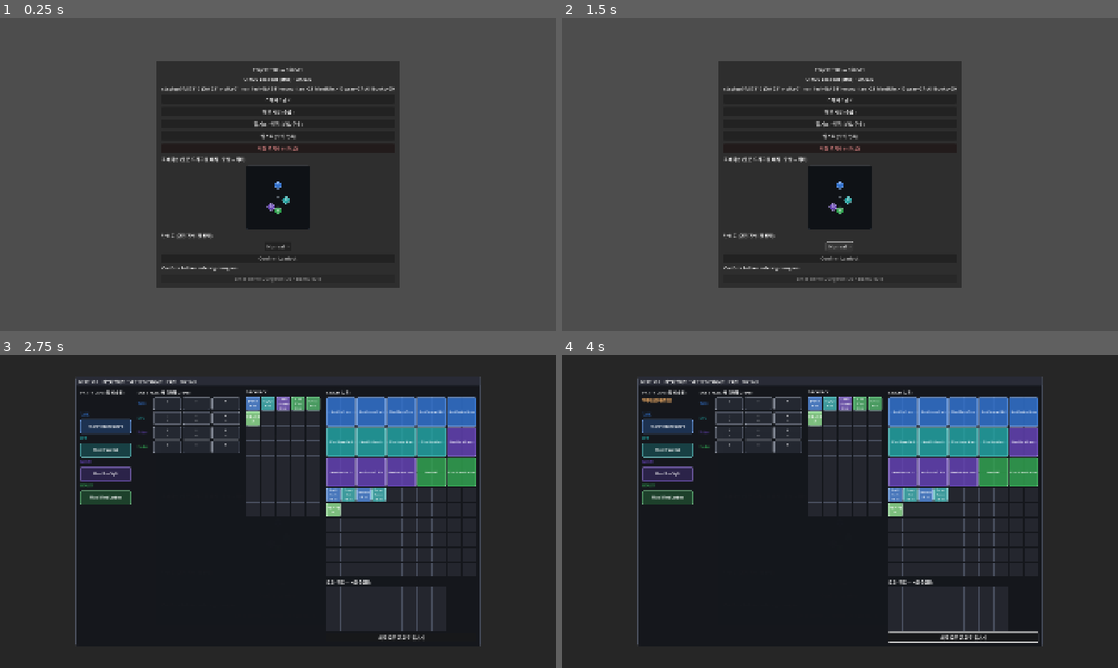
Above: before the commit, frames 1-4 (two rows, left to right).
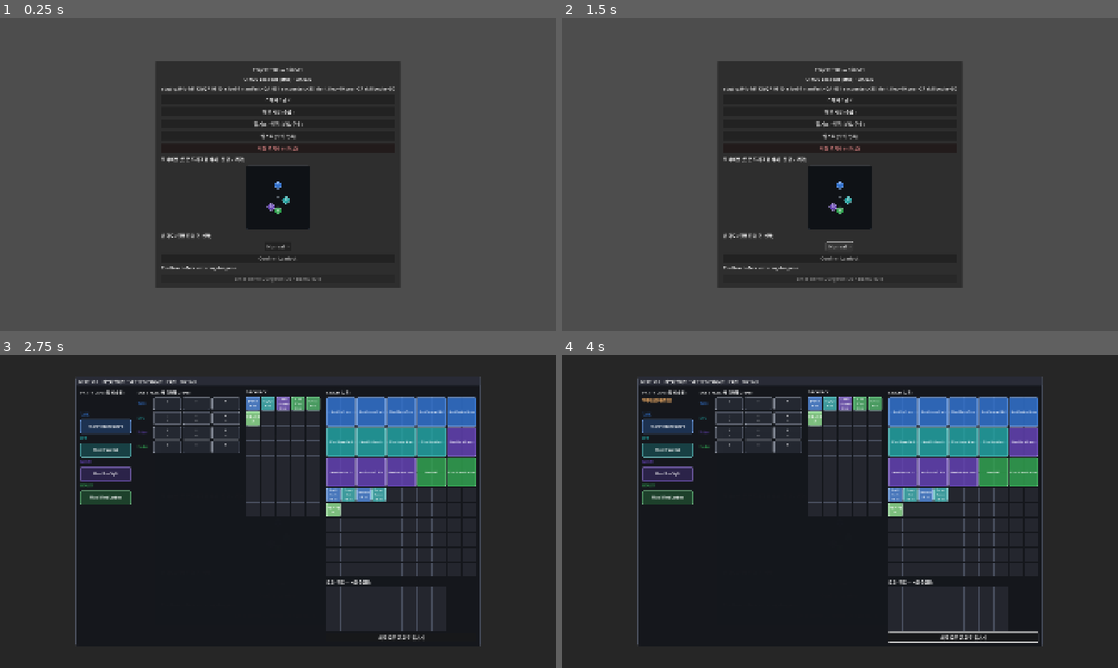
Above: after the commit, the same moments.

Repository: haepari1019/project_tdc_game
Game: Godot game, scene res://scenes/main.tscn
Two runs of this game, one before a commit and one after it. Both use one fixed random seed, a clock stepped at 60 frames per second and the inputs below.
Inputs:
- Up to frame 1 (0.25 s): no input
- Up to frame 2 (1.5 s): click "Normal" at 0.5 s; click "Normal" at 1.25 s
- Up to frame 3 (2.75 s): click "스태시 / 금고" at 2 s
- Up to frame 4 (4 s): click "재료 모두 금고로 옮기기" at 2.75 s; click "허브 시설 (승급)" at 3.5 s

The runs differ from the first frame. In frame 1, 0.5% of the frame differs, in the area x 29-71%, y 21-81%; in frame 2, 0.5%; in frame 3, less than 0.1%; in frame 4, less than 0.1%.

Commit message:
chore(cleanup): 고아 Ward Pulse(ward_shield) 제거 + AB-012 dispel 노트 정정 + 재핀(4d4d192)
IDA-031은 DRIFT-073에서 지속치유(radius_heal + dot_heal)로 재해석돼 Ward Pulse
(보호막+정화)가 폐지됐으나 ward_shield.gd가 고아로 잔존(어떤 AB 데이터도
kind=ward_shield 미사용) → 제거:
- ward_shield.gd + .uid 삭제
- ability_dispatch _SKILL_SCRIPTS preload 제거
- display_names.json / combat_sandbox 툴팁 잔재 제거
- party_member.cleanse_one() 제거(ward_shield 전용 래퍼; outcome_status.cleanse_one 범용 유지)

DRIFT-099 후속 노트 정정: 개구리 dispel = AB-070 단일 확정(게임에 다른 정화
없음). spec 재핀 fb87816→4d4d192(DecisionLog/TODO 노트 정정).

게이트: ci_smoke PASS. apply_ward_shield(AB-065 수호-흡수 힐)은 별개 live 기능 — 무관.

Co-Authored-By: Claude Opus 4.8 (1M context) <noreply@anthropic.com>

Diff:
--- a/data/slice01/display_names.json
+++ b/data/slice01/display_names.json
@@ -95,7 +95,6 @@
     "sentinel_form": "받는 피해를 크게 줄이고, 들어오는 공격의 일부를 공격자에게 되돌린다. (이동 불가)",
     "arc_line": "가장 가까운 적을 향해 길고 좁은 관통 선으로 여러 번 타격한다.",
     "flank_dash": "가장 가까운 적에게 파고들어 연타로 마무리한다.",
-    "ward_shield": "가장 다친 아군에게 보호막을 씌우고 약화 효과 하나를 정화한다.",
     "skillbook_channel_heal": "집중해서 시전한다. 완료 시 주변 아군을 크게 치유한다 (집중 중에는 이동할 수 없고, 방해받으면 취소된다).",
     "skillbook_ward_heal": "가장 다친 아군에게 보호막을 두른다. 보호막이 끝날 때, 그동안 막아 낸 피해량만큼 치유한다."
   }
--- a/scripts/combat/abilities/ability_dispatch.gd
+++ b/scripts/combat/abilities/ability_dispatch.gd
@@ -39,7 +39,6 @@
 	preload("res://scripts/combat/abilities/effects/sentinel_form.gd"),  # IDA-052 Sentinel Form (Tank)
 	preload("res://scripts/combat/abilities/effects/arc_line.gd"),       # IDA-027 Arc Weave (DPS)
 	preload("res://scripts/combat/abilities/effects/flank_dash.gd"),     # IDA-029 Flank Collapse (Nuker)
-	preload("res://scripts/combat/abilities/effects/ward_shield.gd"),    # IDA-031 Ward Pulse (Healer)
 	# P2-S6a B1 — party lootable sub effect kinds (new, beyond reused strike/fire/stun/cold/zone).
 	preload("res://scripts/combat/abilities/effects/sb_heal.gd"),        # AB-064 Quick Mend (Healer)
 	preload("res://scripts/combat/abilities/effects/sb_channel_heal.gd"),# AB-064/066 집중 채널 힐 (Healer 킷 재설계)
--- a/scripts/combat/abilities/effects/ward_shield.gd
+++ /dev/null
@@ -1,28 +0,0 @@
-extends RefCounted
-## IDA-031 Ward Pulse (kind=ward_shield) — shield the most-hurt nearby ally + cleanse one debuff
-## (CC recovery trade vs Mend Circle's raw HPS). Fires in combat as a proactive ward.
-## Drop-in identity effect. ref: GEAR-042 · DEC(gear catalog).
-
-
-func kind() -> String:
-	return "ward_shield"
-
-
-func cast(m: CharacterBody3D, p: Dictionary, _target_pos: Vector3, ctx) -> bool:
-	if ctx.enemies_in_radius(m.global_position, 10.0).is_empty():
-		return false   # only ward in combat
-	var target: CharacterBody3D = m
-	var worst: float = m.hp / maxf(m.max_hp, 1.0)
-	for a in ctx.allies_in_radius(m.global_position, float(p.get("range_m", 12.0))):
-		if a == null or not is_instance_valid(a):
-			continue
-		var r: float = float(a.hp) / maxf(float(a.max_hp), 1.0)
-		if r < worst:
-			worst = r
-			target = a
-	target.add_shield(float(p.get("shield_base", 90.0)), float(p.get("shield_duration_s", 5.0)))
-	var cleansed := ""
-	if int(p.get("cleanse", 1)) > 0 and target.has_method("cleanse_one"):
-		cleansed = target.cleanse_one()
-	print("[ID] %s Ward Pulse — shield %s%s" % [m.identity_skill_id, target.class_id, (" cleanse " + cleansed) if cleansed != "" else ""])
-	return true
--- a/scripts/dev/combat_sandbox.gd
+++ b/scripts/dev/combat_sandbox.gd
@@ -93,7 +93,6 @@
 	"arc_line": "최근접 적 향해 좁은 관통선 다단히트.\n• [하늘색] 직선이 여러 적 관통(최대 max_hits만큼)",
 	"flank_dash": "최근접 적으로 대시 후 다단 버스트.\n• [크림슨] 적에게 순간 접근(대시)\n• hits회 연타 + 카메라 셰이크",
 	"mend_circle": "[녹색] 지면 펄스 — 범위 힐(체력 낮은 아군 우선).\n• 녹색 펄스 후 주변 아군 HP 회복",
-	"ward_shield": "가장 다친 아군에 보호막 + 디버프 1개 클렌즈. 전투 중(10m 내 적)만.\n• 다친 아군에 보호막 게이지\n• 상태이상 1개 제거(클렌즈)",
 }
 # 평타 검증 — ba 아키타입 shape별 기대 VFX (skill_vfx _BA_VFX와 1:1).
 const BASIC_SHAPE_DESC := {
--- a/scripts/party/party_member.gd
+++ b/scripts/party/party_member.gd
@@ -1278,11 +1278,6 @@
 		_active_channel = null
 
 
-## F-009/F-008 Ward Pulse (IDA-031) — cleanse one debuff. Returns the removed outcome id ("" if none).
-func cleanse_one() -> String:
-	return _outcome.cleanse_one() if _outcome != null else ""
-
-
 func is_alive() -> bool:
 	return _alive
 
--- a/spec_ref.json
+++ b/spec_ref.json
@@ -2,8 +2,8 @@
   "spec_repository": "https://github.com/haepari1019/project_tdc",
   "spec_remote": "origin",
   "spec_branch": "staging",
-  "spec_commit": "fb878166d9bdf3b3279eefc375d9dfbe23835469",
-  "spec_commit_short": "fb87816",
+  "spec_commit": "4d4d192b4e7fe7824652465ab65c6dae69eadc5d",
+  "spec_commit_short": "4d4d192",
   "pinned_at": "2026-07-24",
   "playable_contract_id": "QA-031",
   "implementation_phase": "2",
Not shown, removed: scripts/combat/abilities/effects/ward_shield.gd.uid
Not shown, changed: docs/SPEC_DRIFT.md
